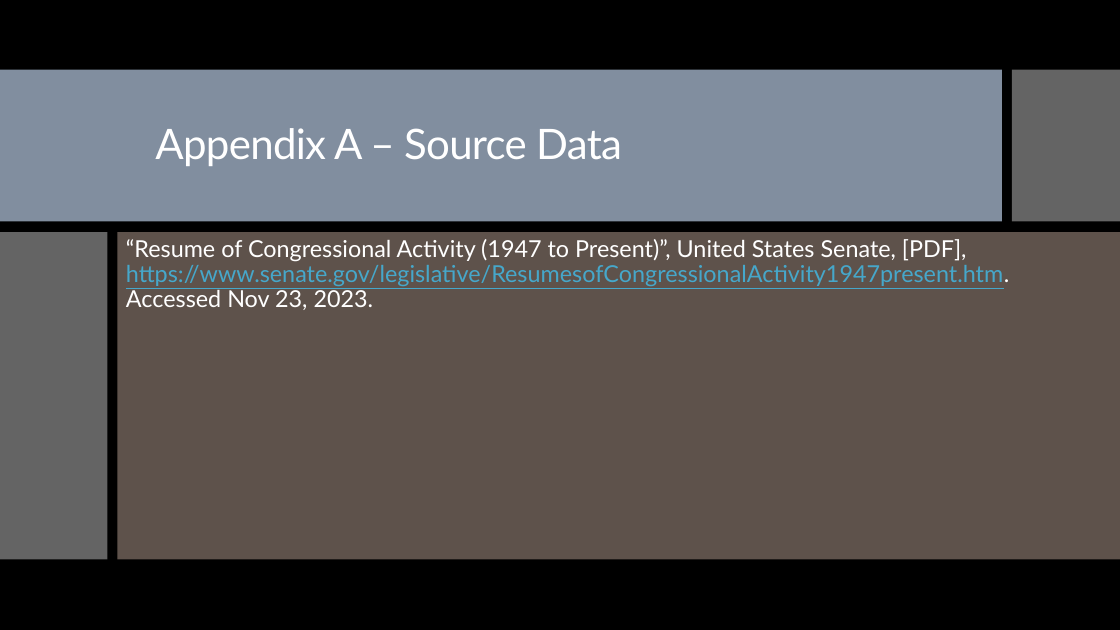
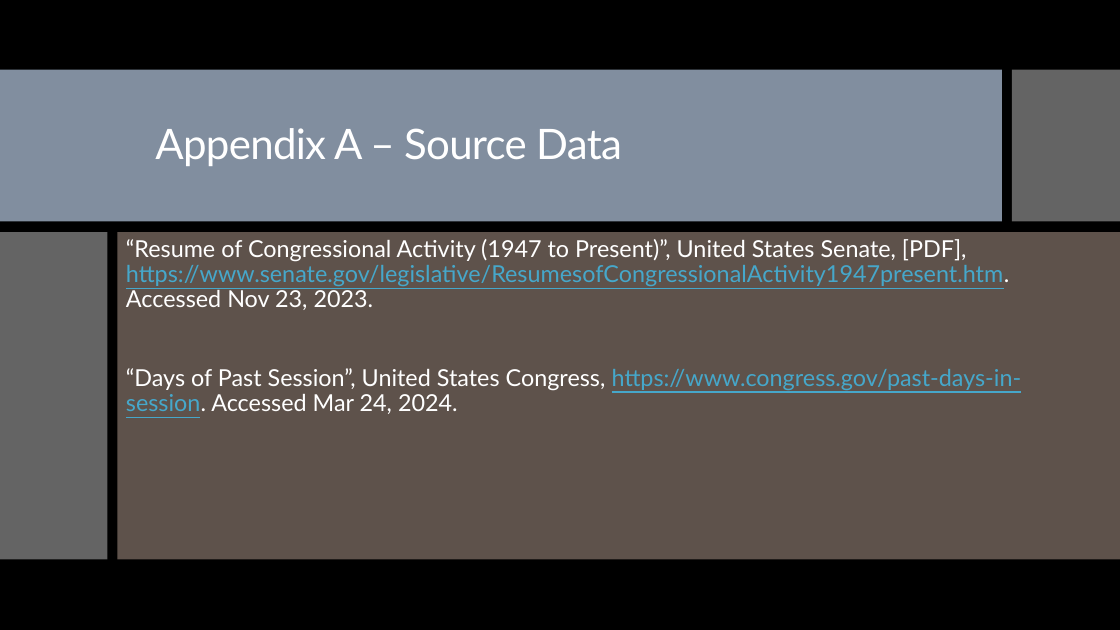
Before and after one commit to tamimcm416/congressional_data_scrape, a slide deck: slide 17 of Data Scrape and Validation Presentation.pptx. Drawn at 1120x630 pixels with LibreOffice and Linux fonts; fonts in the diff are those of the drawing. Boxes give left, top, right and bottom in pixels: in the first picture for what was removed or moved away, otherwise in the second. Text is boxed around its words. In the diff, an @@ line names an element or a change of style, - is before the commit and + after.

```diff
--- a/Data Scrape and Validation Presentation.pptx
+++ b/Data Scrape and Validation Presentation.pptx
@@ text at bbox=[126, 368, 1022, 414]: paragraph added @@
+“Days of Past Session”, United States Congress, https://www.congress.gov/past-days-in-session. Accessed Mar 24, 2024.
```
